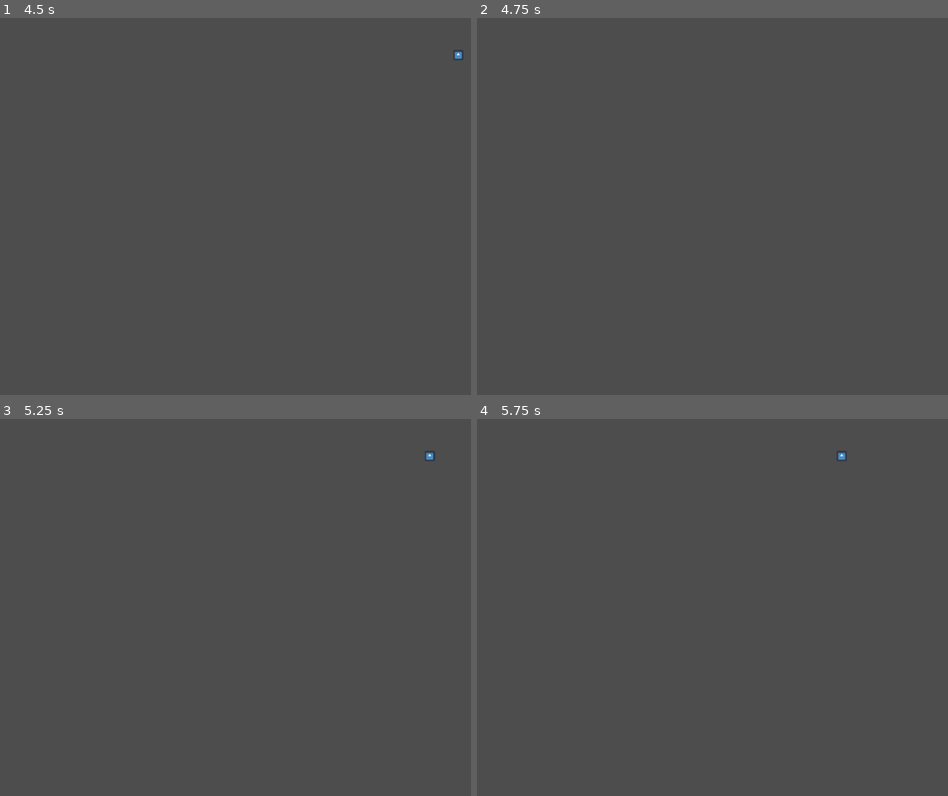
Above: before the commit, frames 1-4 (two rows, left to right).
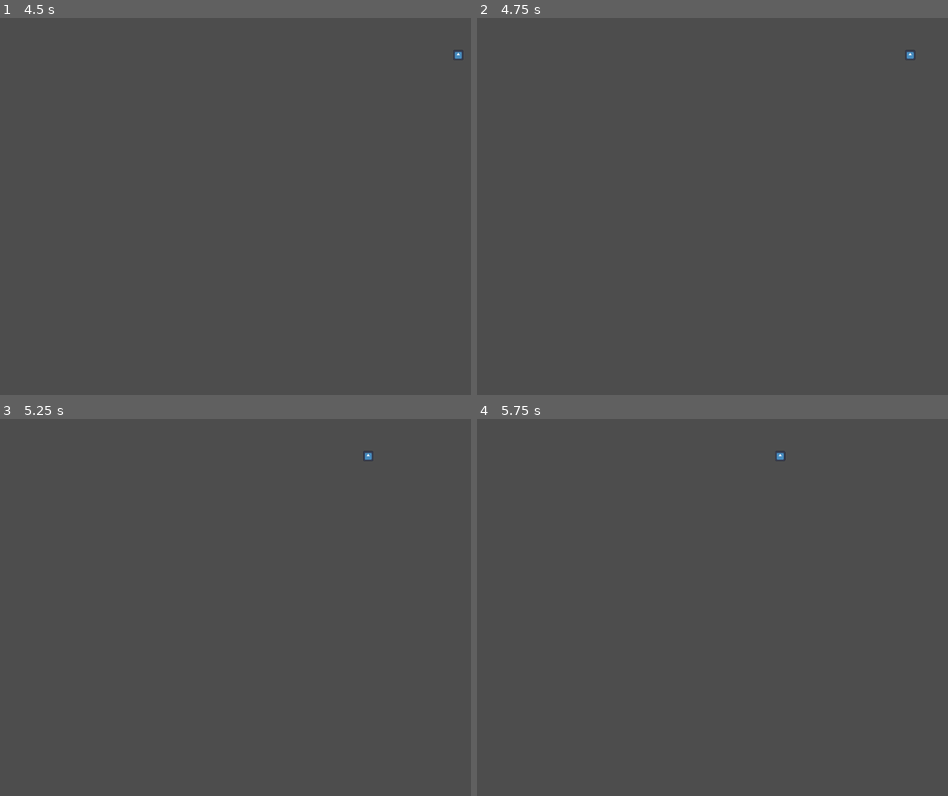
Above: after the commit, the same moments.

Repository: C-RJohnston/KBoard-Pong
Game: Godot game, scene res://MainScene.tscn
Same seed, same stepped clock (60 frames per second), same inputs: the game is played once before the commit and once after it. The engine's default icon, where the game draws it, is replaced by a stand-in: a white triangle on a blue panel in a dark square.
Inputs (mouse positions are in pixels of both pictures, inside the frame that each line leads up to):
- Up to frame 1 (4.5 s): tap Enter at 0.5 s; move the mouse to (339, 187) at 0.52 s; hold D 0.53-1.25 s; hold E (E) 0.53-1.25 s; click (339, 187) at 0.67 s; drag from (141, 225) to (211, 281) at 1.27 s; move the mouse to (282, 123) at 2.02 s; hold D 2.03-2.75 s; hold Q (Q) 2.03-2.75 s; tap E (E) at 2.3, 3.8 s; drag from (211, 281) to (94, 149) at 2.77 s; move the mouse to (376, 263) at 3.52 s; hold A 3.53-4.25 s; hold T (T) 3.53-4.25 s; drag from (94, 149) to (164, 112) at 4.27 s
- Up to frame 2 (4.75 s): no input
- Up to frame 3 (5.25 s): move the mouse to (259, 607) at 5.02 s; hold S from 5.03 s (still down); hold W (W) from 5.03 s (still down); click (259, 607) at 5.17 s
- Up to frame 4 (5.75 s): keep holding S; keep holding W (W); tap E (E) at 5.3 s

Frame 1 is identical in both runs. In frame 2, less than 0.1% of the frame differs, in the area x 91-94%, y 8-12%; in frame 3, less than 0.1%, in the area x 77-93%, y 8-12%; in frame 4, less than 0.1%.

Commit message:
added notes

Diff:
--- a/CamCave/sounds.gd
+++ b/CamCave/sounds.gd
@@ -1,5 +1,24 @@
 extends Node2D
 var path = preload("res://Assets/A4 Piano.wav")
+
+var fourth_note_frequencies := {
+	"C": 261.63,
+	"C#": 277.18,
+	"D": 293.66,
+	"D#": 311.13,
+	"E": 329.63,
+	"F": 349.23,
+	"F#": 369.99,
+	"G": 392.00,
+	"G#": 415.30,
+	"A": 440.00,
+	"A#": 466.16,
+	"B": 493.88
+}
+var scales:={
+	"Cmaj": ["C", "D", "E", "F", "G", "A", "B", "C'"]
+
+}
 
 # Called when the node enters the scene tree for the first time.
 func _ready():
--- a/DorukZone B-)/make_linesproto.gd
+++ b/DorukZone B-)/make_linesproto.gd
@@ -34,7 +34,6 @@
 	line.clear_points()
 	#collision.polygon.clear()
 	collision.polygon = [[0,0], [0,0]]
-	print(collision.polygon)
 
 	if(active_actions.size() == 2):
 		var start_pos = action_positions[active_actions[0]]
--- a/MainScene.tscn
+++ b/MainScene.tscn
@@ -6,41 +6,40 @@
 [ext_resource type="PackedScene" uid="uid://c1vnu7apr3p6c" path="res://DorukZone B-)/MakeLines.tscn" id="4_2lsfg"]
 
 [sub_resource type="RectangleShape2D" id="RectangleShape2D_trjgi"]
-size = Vector2(1616, 20)
+size = Vector2(1500, 20)
 
 [sub_resource type="RectangleShape2D" id="RectangleShape2D_53cqu"]
-size = Vector2(20, 917)
+size = Vector2(20, 1200)
 
 [node name="Game" type="Node2D"]
 
 [node name="Top" type="StaticBody2D" parent="."]
+position = Vector2(750, 0)
 physics_material_override = ExtResource("1_7f0lv")
 
 [node name="CollisionShape2D" type="CollisionShape2D" parent="Top"]
-position = Vector2(798, 0)
 shape = SubResource("RectangleShape2D_trjgi")
 
 [node name="Bottom" type="StaticBody2D" parent="."]
-position = Vector2(0, 900)
+position = Vector2(0, 1200)
 physics_material_override = ExtResource("1_7f0lv")
 
 [node name="CollisionShape2D" type="CollisionShape2D" parent="Bottom"]
-position = Vector2(798, 0)
+position = Vector2(750, 0)
 shape = SubResource("RectangleShape2D_trjgi")
 
 [node name="Left" type="StaticBody2D" parent="."]
+position = Vector2(0, 600)
 physics_material_override = ExtResource("1_7f0lv")
 
 [node name="CollisionShape2D" type="CollisionShape2D" parent="Left"]
-position = Vector2(0, 448.5)
 shape = SubResource("RectangleShape2D_53cqu")
 
 [node name="Right" type="StaticBody2D" parent="."]
-position = Vector2(1600, 0)
+position = Vector2(1500, 600)
 physics_material_override = ExtResource("1_7f0lv")
 
 [node name="CollisionShape2D" type="CollisionShape2D" parent="Right"]
-position = Vector2(0, 448.5)
 shape = SubResource("RectangleShape2D_53cqu")
 
 [node name="Ball" parent="." instance=ExtResource("1_4cffp")]
--- a/project.godot
+++ b/project.godot
@@ -19,10 +19,7 @@
 
 window/size/viewport_width=1500
 window/size/viewport_height=1200
-window/size/window_width_override=1200
-window/size/window_height_override=900
 window/stretch/mode="viewport"
-window/stretch/aspect="expand"
 
 [editor_plugins]
 
